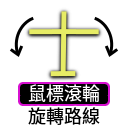
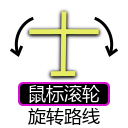
Layers edited between the first and the second 128 x 128 image:
renamed "旋轉路線" to "旋转路线", painted on it over [28, 107, 100, 125]
hid "Drop Shadow #2" over [28, 105, 100, 125]
renamed "鼠標滾輪" to "鼠标滚轮", painted on it over [28, 84, 100, 104]
